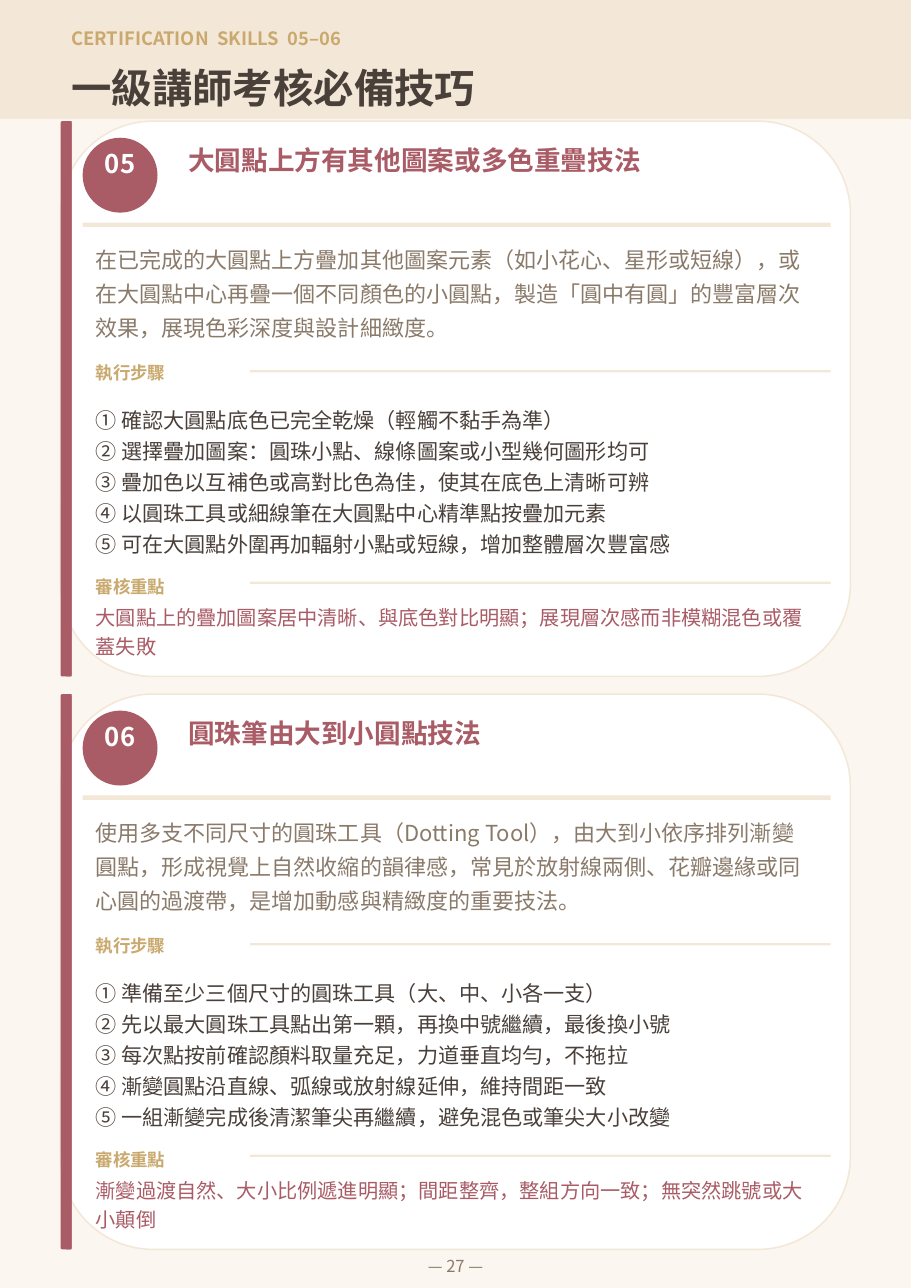
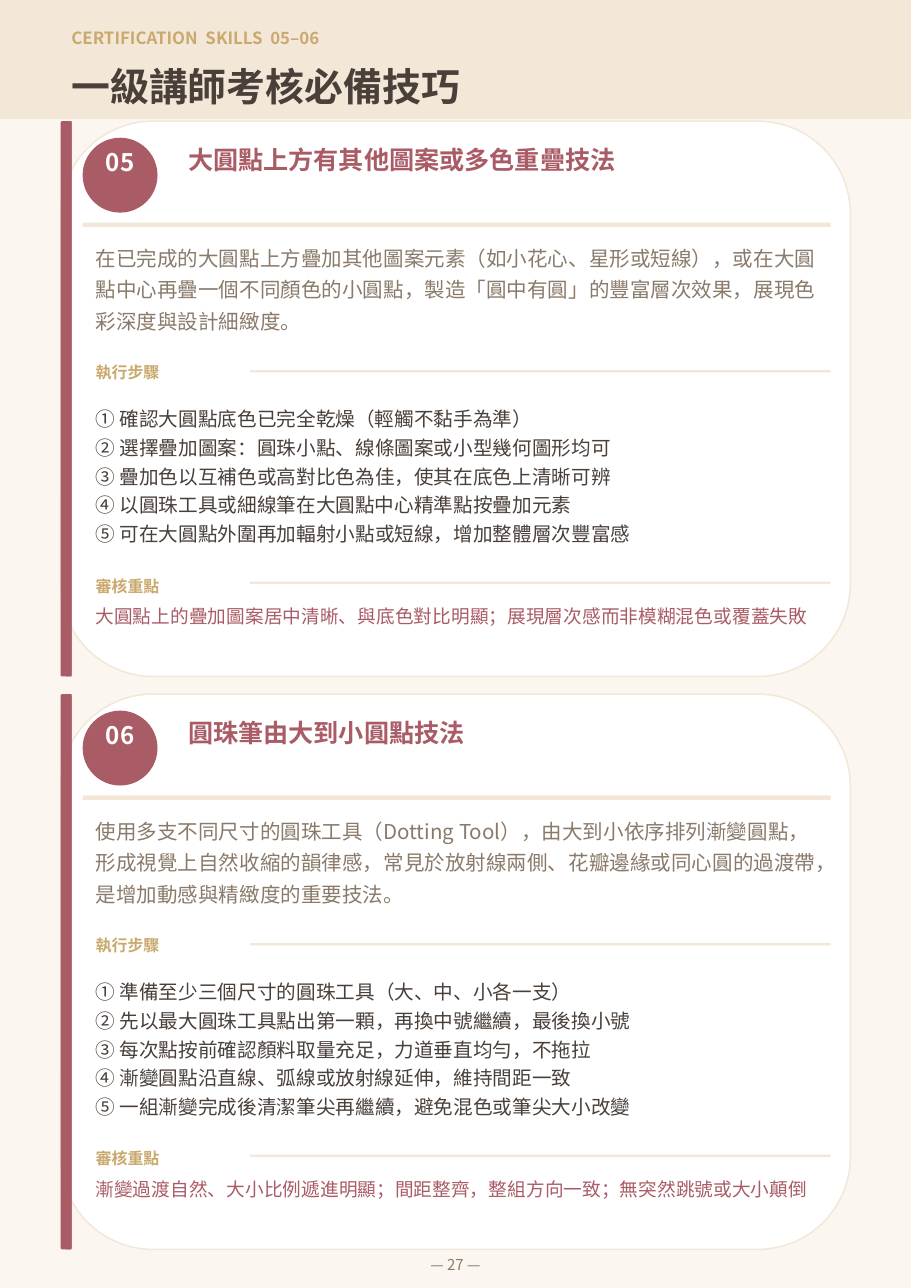
Before and after one commit to serina168/mandala-beginner, a slide deck: slide 27 of mandala_l1_handout.pptx. Drawn at 911x1288 pixels with LibreOffice and Linux fonts; fonts in the diff are those of the drawing; background and template pictures are left out. Boxes give left, top, right and bottom in pixels: in the first picture for what was removed or moved away, otherwise in the second. Text is boxed around its words. In the diff, an @@ line names an element or a change of style, - is before the commit and + after.

```diff
--- a/mandala_l1_handout.pptx
+++ b/mandala_l1_handout.pptx
@@ text "CERTIFICATION SKILLS 05–06" at <box>71,31,319,44</box>: size 12 to 11 pt @@
@@ text "一級講師考核必備技巧" at <box>71,68,460,105</box>: size 26.4 to 25.4 pt @@
@@ text "05" at <box>106,153,135,172</box>: size 16.8 to 15.8 pt @@
@@ text "大圓點上方有其他圖案或多色重疊技法" at <box>188,147,615,172</box>: size 17.4 to 16.4 pt @@
@@ text "在已完成的大圓點上方疊加其他圖案元素（如小花心、星形或短線），或在大圓點中心再疊一個不同顏色的小圓點，製造「圓中有圓」的 ..." at <box>96,248,816,331</box>: size 14.4 to 13.4 pt @@
@@ text "① 確認大圓點底色已完全乾燥（輕觸不黏手為準）" at <box>96,409,631,543</box>: size 13.8 to 12.8 pt @@
@@ text "大圓點上的疊加圖案居中清晰、與底色對比明顯；展現層次感而非模糊混色或覆蓋失敗" at <box>96,607,807,626</box>: size 13.2 to 12.2 pt @@
@@ text "06" at <box>106,726,135,745</box>: size 16.8 to 15.8 pt @@
@@ text "圓珠筆由大到小圓點技法" at <box>188,720,464,745</box>: size 17.4 to 16.4 pt @@
@@ text "使用多支不同尺寸的圓珠工具（Dotting Tool），由大到小依序排列漸變圓點，形成視覺上自然收縮的韻律感，常見於放射 ..." at <box>96,821,836,904</box>: size 14.4 to 13.4 pt @@
@@ text "① 準備至少三個尺寸的圓珠工具（大、中、小各一支）" at <box>96,982,631,1116</box>: size 13.8 to 12.8 pt @@
@@ size 11.4 to 10.4 pt in 4 elements at <box>96,364,160,380</box>, <box>96,579,160,593</box>, <box>96,937,160,953</box>, <box>96,1151,160,1165</box> @@
@@ text "漸變過渡自然、大小比例遞進明顯；間距整齊，整組方向一致；無突然跳號或大小顛倒" at <box>96,1180,807,1199</box>: size 13.2 to 12.2 pt @@
@@ text "— 27 —" at <box>447,1259,464,1270</box>: size 10.8 to 9.8 pt @@
```
Also in this commit, not shown: 28 other slides changed, 3 other files.
